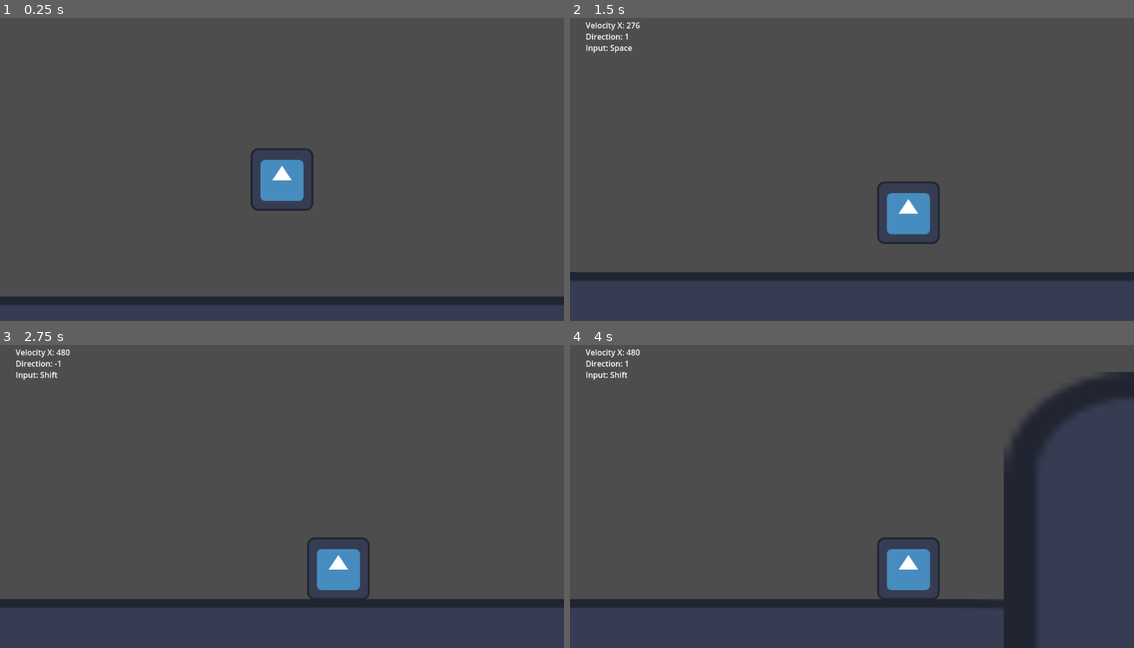
Above: before the commit, frames 1-4 (two rows, left to right).
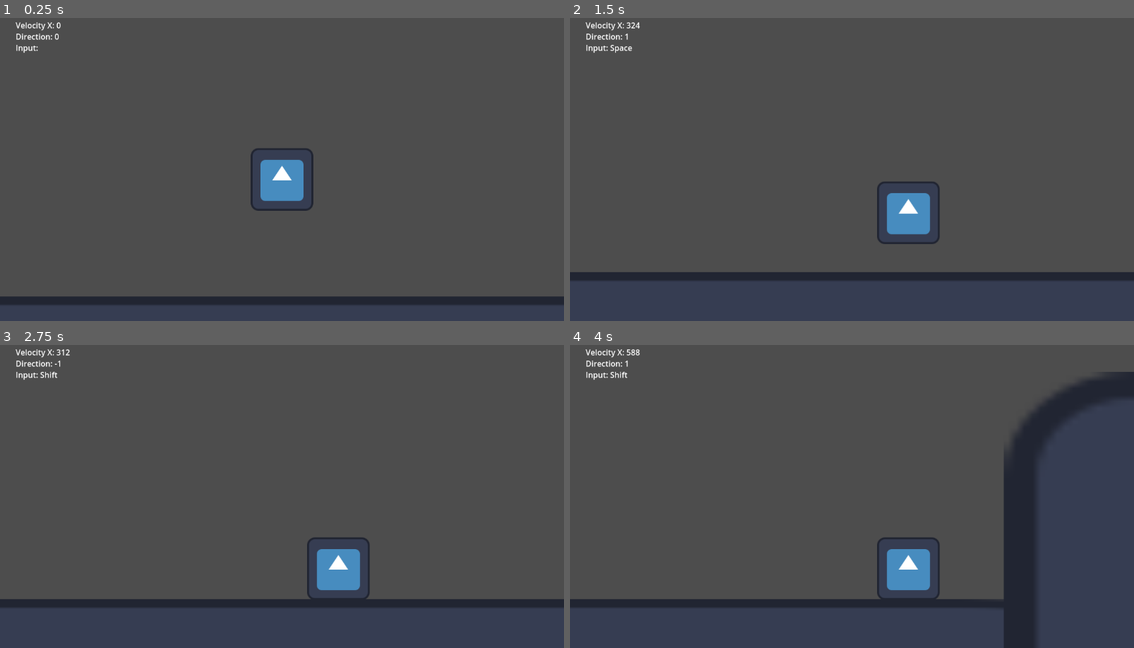
Above: after the commit, the same moments.

Repository: NxKuma/ISCS_Platformer
Game: Godot game, scene res://Scene/Main.tscn
The game is run twice, just before and just after one commit, with the same random seed, the same clock (stepped at 60 frames per second) and the same inputs. The engine's default icon, where the game draws it, is replaced by a stand-in: a white triangle on a blue panel in a dark square.
Inputs:
- Up to frame 1 (0.25 s): no input
- Up to frame 2 (1.5 s): hold Shift (Run) 0.53-1.28 s; hold D (Right) from 0.53 s (still down); tap Space (Space) at 1.35 s
- Up to frame 3 (2.75 s): release D (Right) at 2.03 s; hold A (Left) from 2.03 s (still down); hold Shift (Run) from 2.03 s (still down)
- Up to frame 4 (4 s): tap Enter at 2.75 s; release A (Left) at 2.78 s; release Shift (Run) at 2.78 s; hold D (Right) from 2.78 s (still down); tap Space (Space) at 2.85 s; hold Shift (Run) from 3.53 s (still down)

The runs differ from the first frame. In frame 1, 0.2% of the frame differs, in the area x 2-11%, y 1-12%; in frame 2, less than 0.1%; in frame 3, less than 0.1%; in frame 4, less than 0.1%.

Commit message:
Modified Debug Code to separate file

Diff:
--- /dev/null
+++ b/Scene/Debug.gd
@@ -0,0 +1,14 @@
+extends CanvasLayer
+var debug_string: String
+var input_string: String
+@onready var player = $"../Player"
+@onready var label = $Control/MarginContainer/RichTextLabel
+
+# Called when the node enters the scene tree for the first time.
+func _input(event):
+	input_string = event.as_text()
+
+# Called every frame. 'delta' is the elapsed time since the previous frame.
+func _process(delta):
+	debug_string = "Velocity X: " + str(snappedf(player.velocity.x,0.01)) + "\nDirection: " + str(player.direction) + "\nInput: " + input_string
+	label.set_text(debug_string)
--- a/Scene/debug_layer.tscn
+++ b/Scene/debug_layer.tscn
@@ -1,6 +1,9 @@
-[gd_scene format=3 uid="uid://bwuvwpnvlh852"]
+[gd_scene load_steps=2 format=3 uid="uid://bwuvwpnvlh852"]
+
+[ext_resource type="Script" path="res://Scene/Debug.gd" id="1_ygg16"]
 
 [node name="DebugLayer" type="CanvasLayer"]
+script = ExtResource("1_ygg16")
 
 [node name="Control" type="Control" parent="."]
 layout_mode = 3
--- a/Scripts/Player.gd
+++ b/Scripts/Player.gd
@@ -3,6 +3,8 @@
 # Get the gravity from the project settings to be synced with RigidBody nodes.
 var gravity: float = ProjectSettings.get_setting("physics/2d/default_gravity")
 var jump_left: int = 2
+var direction: int
+
 
 @onready var debug: CanvasLayer = $"../DebugLayer"
 
@@ -48,7 +50,7 @@
 
 	# Get the input direction and handle the movement/deceleration.
 	# As good practice, you should replace UI actions with custom gameplay actions.
-	var direction = Input.get_axis("Left", "Right")
+	direction = Input.get_axis("Left", "Right")
 	#Non-Preserved Momentum
 	#if direction:
 		#velocity.x = move_toward(velocity.x, direction * speed, speed * accelerate)
@@ -69,10 +71,3 @@
 	move_and_slide()
 
 #-----------------------------------------------------------------------------------------------
-	#var label:RichTextLabel = debug.get_child(0).get_child(0).get_child(0)
-	#label.set_text("Velocity X: " + str(snappedf(velocity.x,0.01)) + "\nDirection: " + str(direction))
-
-func _input(event):
-	var label:RichTextLabel = debug.get_child(0).get_child(0).get_child(0)
-	var direction = Input.get_axis("Left", "Right")
-	label.set_text("Velocity X: " + str(snappedf(velocity.x,0.01)) + "\nDirection: " + str(direction) + "\nInput: " + event.as_text())
